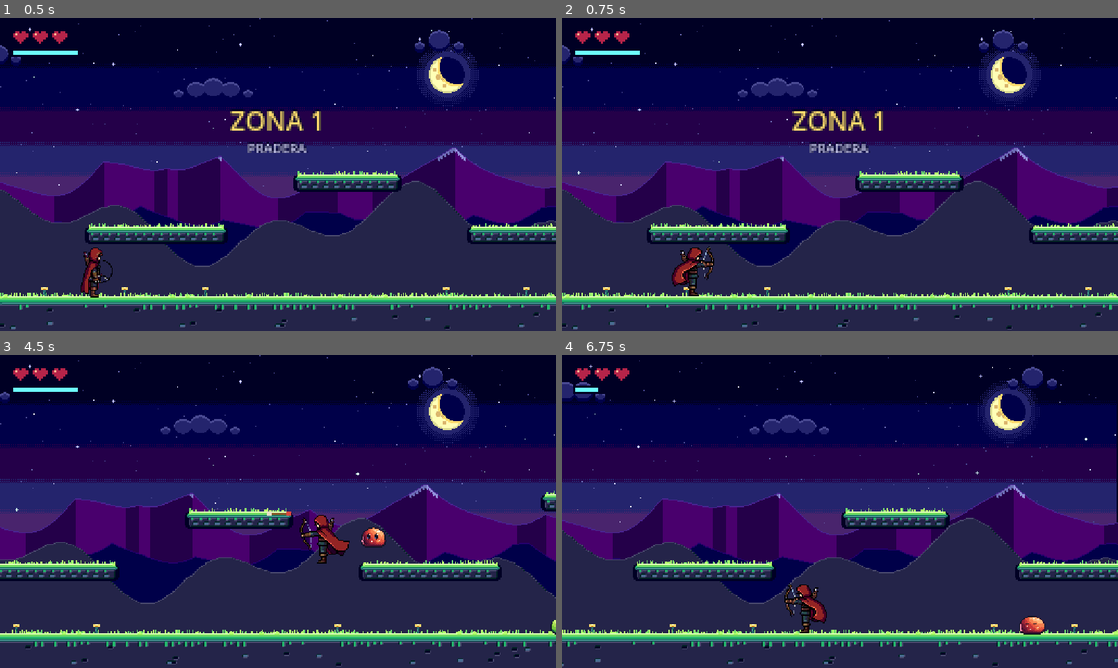
Above: before the commit, frames 1-4 (two rows, left to right).
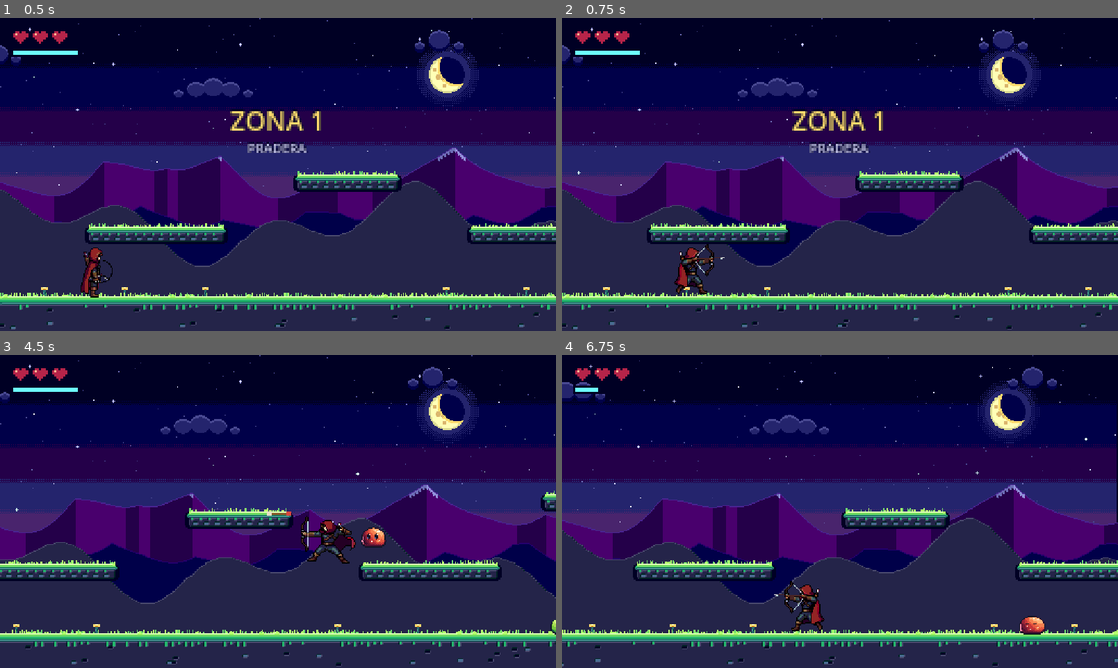
Above: after the commit, the same moments.

Repository: Monguit0/PIP-SLIME-GODOT
Game: Godot game, scene res://scenes/main.tscn
Two runs of this game, one before a commit and one after it. Both use one fixed random seed, a clock stepped at 60 frames per second and the inputs below.
Inputs:
- Up to frame 1 (0.5 s): no input
- Up to frame 2 (0.75 s): hold Right (derecha) from 0.53 s (still down); hold X (atacar) from 0.53 s (still down)
- Up to frame 3 (4.5 s): tap Space (saltar) at 0.77, 1.52, 3.02, 3.77 s; release X (atacar) at 1.28 s; tap Shift (especial) at 1.35 s; release Right (derecha) at 2.03 s; hold Left (izquierda) 2.03-2.78 s; tap R (reiniciar) at 2.1 s; hold Right (derecha) 2.78-4.28 s; tap Z at 2.85 s; tap K at 3.6 s; hold Left (izquierda) from 4.28 s (still down); tap J at 4.35 s
- Up to frame 4 (6.75 s): tap Space (saltar) at 4.52, 6.02 s; release Left (izquierda) at 5.03 s; hold Right (derecha) 5.03-5.78 s; tap V at 5.1 s; hold Left (izquierda) from 5.78 s (still down); tap L at 5.85 s; hold X (atacar) from 6.53 s (still down)

Frame 1 is identical in both runs. In frame 2, 0.7% of the frame differs, in the area x 19-30%, y 72-89%; in frame 3, 0.8%, in the area x 53-64%, y 51-67%; in frame 4, 0.7%.

Commit message:
Pip: disparo nuevo con estocada, loop al apuntar y retroceso al soltar
- shoot: baja a una estocada amplia, arco horizontal y cuerda tensada atrás de la oreja.
- aim: mientras cargás queda apuntando con balanceo y la capa flameando (loop).
- release: suelta con el arco que salta y la capa que vuelve.

Co-Authored-By: Claude Opus 5.5 <noreply@anthropic.com>
Claude-Session: https://claude.ai/code/session_01Ei4JdnCu4YgE3Dnq9TvGQ8

Diff:
--- a/scripts/player.gd
+++ b/scripts/player.gd
@@ -93,11 +93,11 @@
 func _build_frames() -> SpriteFrames:
 	var sf := SpriteFrames.new()
 	sf.remove_animation("default")
-	var anims := {"idle": 6.0, "run": 12.0, "jump": 12.0, "fall": 6.0, "shoot": 16.0, "hurt": 14.0, "dash": 18.0, "death": 10.0}
+	var anims := {"idle": 6.0, "run": 12.0, "jump": 12.0, "fall": 6.0, "shoot": 18.0, "aim": 10.0, "release": 18.0, "hurt": 14.0, "dash": 18.0, "death": 10.0}
 	for anim in anims:
 		sf.add_animation(anim)
 		sf.set_animation_speed(anim, anims[anim])
-		sf.set_animation_loop(anim, anim in ["idle", "run", "fall"])
+		sf.set_animation_loop(anim, anim in ["idle", "run", "fall", "aim"])
 		var i := 0
 		while true:
 			var path := "%s%s/frame_%03d.png" % [PIP_DIR, anim, i]
@@ -282,12 +282,19 @@
 
 func _shoot(power: bool) -> void:
 	shot_cool = SHOT_COOL
-	shoot_t = 0.22
+	# lo que dura la animación de soltar (si no hay, un ratito)
+	var rel := sprite.sprite_frames.get_frame_count("release")
+	shoot_t = rel / sprite.sprite_frames.get_animation_speed("release") if rel > 1 else 0.22
+	if sprite.animation == "release":  # disparos seguidos: vuelve a arrancar el retroceso
+		sprite.frame = 0
+		sprite.play("release")
 	var a := ArrowScript.new()
 	a.power = power
 	a.face = face
 	a.global_position = global_position + Vector2(face * 9, -12)
 	get_parent().add_child(a)
+	if not power:
+		squash = Vector2(1.12, 0.92)  # pequeño retroceso al soltar
 	if power:
 		velocity.x -= face * 90.0
 		squash = Vector2(0.7, 1.2)
@@ -356,7 +363,6 @@
 	elif absf(velocity.x) > 10.0:
 		anim = "run"
 	var has := func(a: String) -> bool: return sprite.sprite_frames.get_frame_count(a) > 1
-	var shoot_frames := sprite.sprite_frames.get_frame_count("shoot")
 	if dead and has.call("death"):
 		if sprite.animation != "death":
 			sprite.play("death")
@@ -366,17 +372,18 @@
 	elif dash_t > 0.0 and has.call("dash"):
 		if sprite.animation != "dash":
 			sprite.play("dash")
-	elif shoot_frames >= 5 and charge >= 0.0 and charge >= 0.08:
-		# tensando el arco: levanta (0), apunta (1) y queda tirando de la cuerda (2)
-		if sprite.animation != "shoot":
+	elif charge >= 0.08 and has.call("shoot"):
+		# tensa el arco (shoot, una vez) y después queda apuntando con balanceo y capa al viento (aim, en loop)
+		if sprite.animation == "aim":
+			pass
+		elif sprite.animation != "shoot":
 			sprite.play("shoot")
-		sprite.pause()
-		sprite.frame = mini(2, int(charge / CHG_ON * 1.5))
-	elif shoot_frames >= 5 and shoot_t > 0.0:
-		# suelta: el arco salta para adelante (3) y vuelve (4)
-		if sprite.animation != "shoot" or (not sprite.is_playing() and sprite.frame < 3):
-			sprite.play("shoot")
-			sprite.frame = 3
+		elif not sprite.is_playing() and has.call("aim"):
+			sprite.play("aim")
+	elif shoot_t > 0.0 and has.call("release"):
+		# suelta: retroceso del arco y la capa que vuelve
+		if sprite.animation != "release":
+			sprite.play("release")
 	elif sprite.animation != anim or (not sprite.is_playing() and anim in ["idle", "run", "fall"]):
 		sprite.play(anim)
 	squash = squash.lerp(Vector2.ONE, minf(1.0, dt * 12.0))
Binary file added: assets/sprites/pip/aim/frame_000.png
Binary file added: assets/sprites/pip/aim/frame_001.png
Binary file added: assets/sprites/pip/aim/frame_002.png
Binary file added: assets/sprites/pip/aim/frame_003.png
Binary file added: assets/sprites/pip/aim/frame_004.png
Binary file added: assets/sprites/pip/aim/frame_005.png
Binary file added: assets/sprites/pip/release/frame_000.png
Binary file added: assets/sprites/pip/release/frame_001.png
Binary file added: assets/sprites/pip/release/frame_002.png
Binary file added: assets/sprites/pip/release/frame_003.png
Binary file added: assets/sprites/pip/release/frame_004.png
Binary file added: assets/sprites/pip/release/frame_005.png
(and 5 more such lines)
